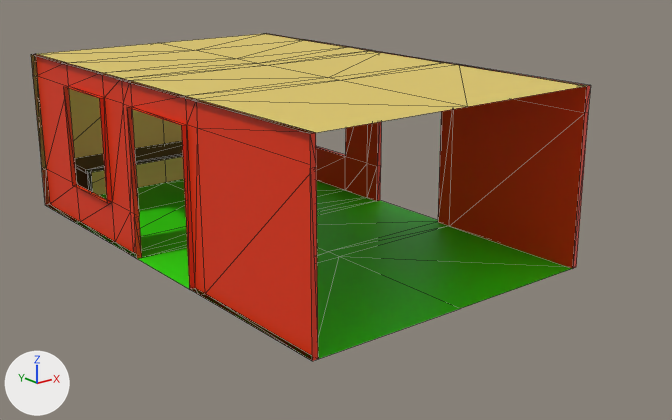
Two versions of the glTF model Fnaf31/Assets/3D/Office.glb, one commit apart.
One viewpoint serves both versions: a 50 mm camera at (-18.8, -35.4, 11.1) aimed at (0.7, -11.0, 1.3). The lights are fixed; the arrows at lower left show +X, +Y and +Z. The first picture is the older version. Mesh edges are drawn as thin lines. Where no turn or scale is listed for an object, it has been applied to the vertices. Vertices at exactly the same position are counted once.

Script lines for the objects in view, before the commit:
```python
me_cube_001 = bpy.data.meshes.new('Cube.001')
me_cube_001.from_pydata(...)  # a box spanning x -3.9..3.9, y -0.04..1.96, z 0.63..0.77
me_cube_001.materials.append(mat_material_001)  # black #2a140b
me_plane = bpy.data.meshes.new('Plane')
me_plane.from_pydata(...)  # 128 vertices, 236 faces; spans x -5.5..5.5, y -7.0..10.8, z 0.0..6.1
# faces by material slot: [40, 168, 28]
me_plane.materials.append(mat_material)  # yellow #e7ce67
me_plane.materials.append(mat_material_002)  # orange #e73303
me_plane.materials.append(mat_material_003)  # green #2de700
ob_cube = bpy.data.objects.new('Cube', me_cube_001)
ob_cube.location = (-0.62, -1.88, 0.97)
ob_plane = bpy.data.objects.new('Plane', me_plane)
ob_plane.location = (0.0, -10.74, 0.0)
```
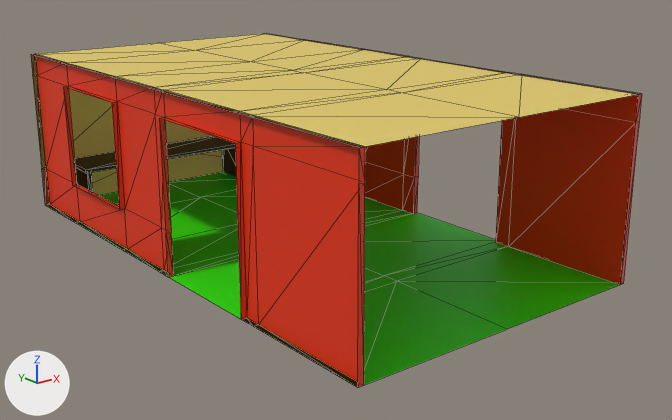
The edits, one by one:
me_plane is used by ob_plane; location (0.0, -10.74, 0.0).
me_plane had 128 vertices, 236 faces and spanned x -5.5..5.5, y -7.0..10.8, z 0.0..6.1.
me_plane now has 128 vertices, 236 faces and spans x -5.5..5.5, y -8.8..10.8, z 0.0..6.1.
me_plane part 1: all 26 vertices in x -5.5..5.5, y -1.3..-0.6, z 0.0..6.1 are moved by (0.0, -2.9, 0.0).
me_plane part 2: all 32 vertices in x -5.5..5.5, y 2.9..3.5, z 0.0..6.1 are moved by (0.0, -2.2, 0.0).
me_plane part 3: all 14 vertices in x -5.5..5.5, y -7.0, z 0.0..6.1 are moved by (0.0, -1.8, 0.0).
me_plane part 4: all 18 vertices in x -5.5..5.5, y 4.9, z 0.0..6.1 are moved by (0.0, -1.0, 0.0).

What differs and where, as boxes [x1, y1, x2, y2] in the pictures (672 x 420 px; the box of a moved part takes in the faces that stretch with it):
'Plane', reshaped (9% wider, 8% taller)
    before: [31, 33, 591, 361]
    after: [31, 33, 642, 387]
part 1 of me_plane, moved or reshaped
    before: [126, 52, 457, 295]
    after: [158, 58, 522, 326]
part 2 of me_plane, moved or reshaped
    before: [118, 50, 381, 259]
    after: [150, 56, 419, 277]
part 3 of me_plane, moved or reshaped
    before: [193, 64, 591, 361]
    after: [249, 75, 642, 387]
part 4 of me_plane, moved or reshaped
    before: [63, 40, 370, 254]
    after: [63, 40, 409, 272]
